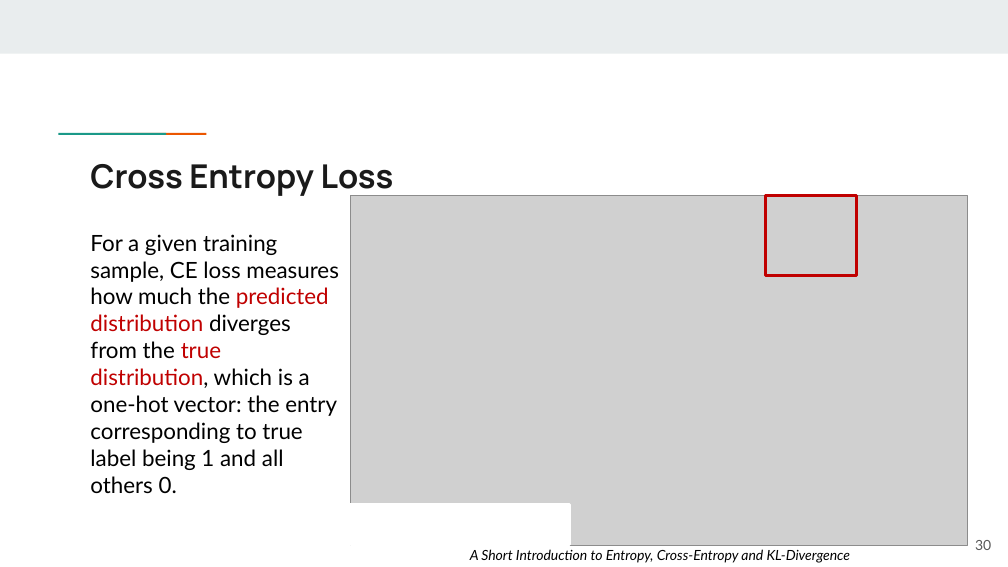
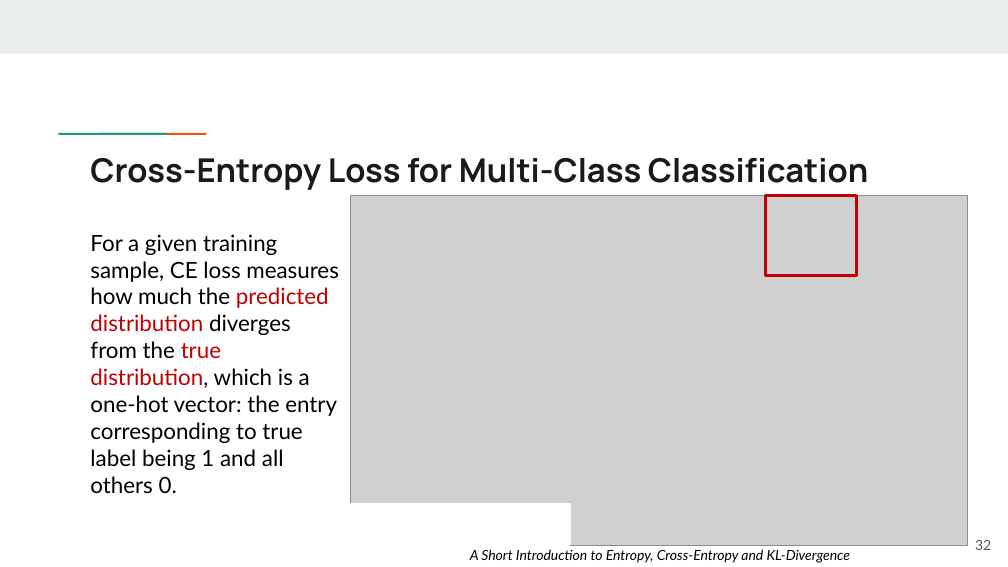
Before and after one commit to guhofstra/CSC144V, a slide deck: slide 32 of PPTs/L2.1 Intro-to-Neural-Networks.pptx (slide 30 before the commit). Drawn at 1008x567 pixels with LibreOffice and Linux fonts; fonts in the diff are those of the drawing; grey boxes stand for pictures. Boxes give left, top, right and bottom in pixels: in the first picture for what was removed or moved away, otherwise in the second. Text is boxed around its words. In the diff, an @@ line names an element or a change of style, - is before the commit and + after.

```diff
--- a/PPTs/L2.1 Intro-to-Neural-Networks.pptx
+++ b/PPTs/L2.1 Intro-to-Neural-Networks.pptx
@@ title at (90,158,868,190): text changed @@
-Cross Entropy Loss
+Cross-Entropy Loss for Multi-Class Classification
@@ page number at (975,540,991,550): text changed @@
-30
+32
```
Also in this commit, not shown: 2 slides added, 1 other file.
